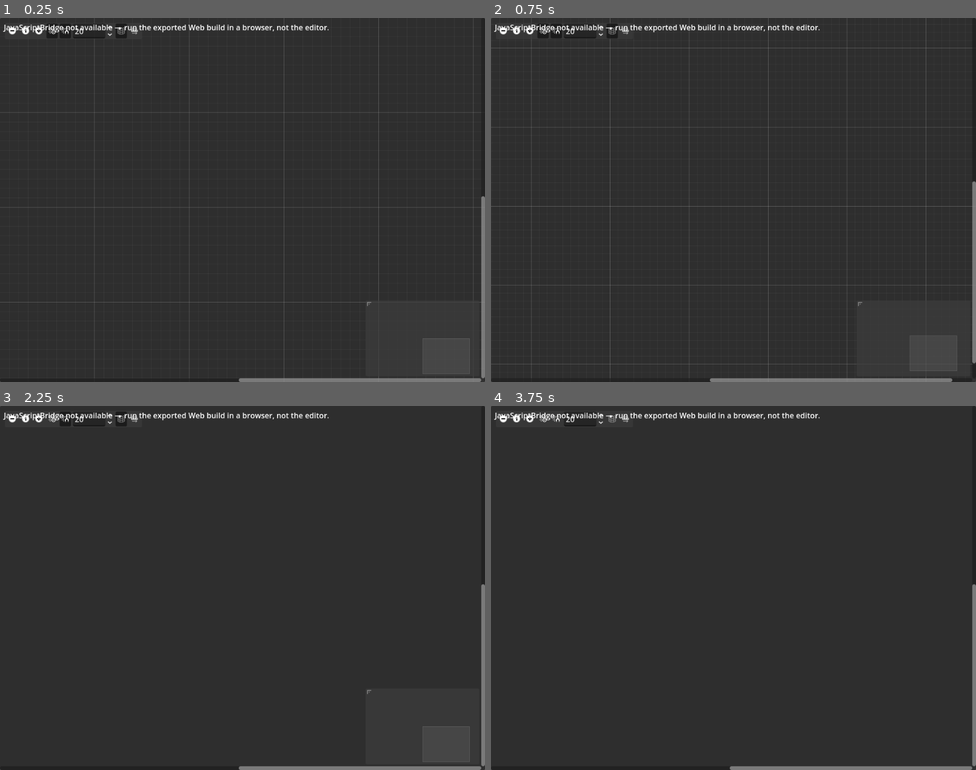
Above: before the commit, frames 1-4 (two rows, left to right).
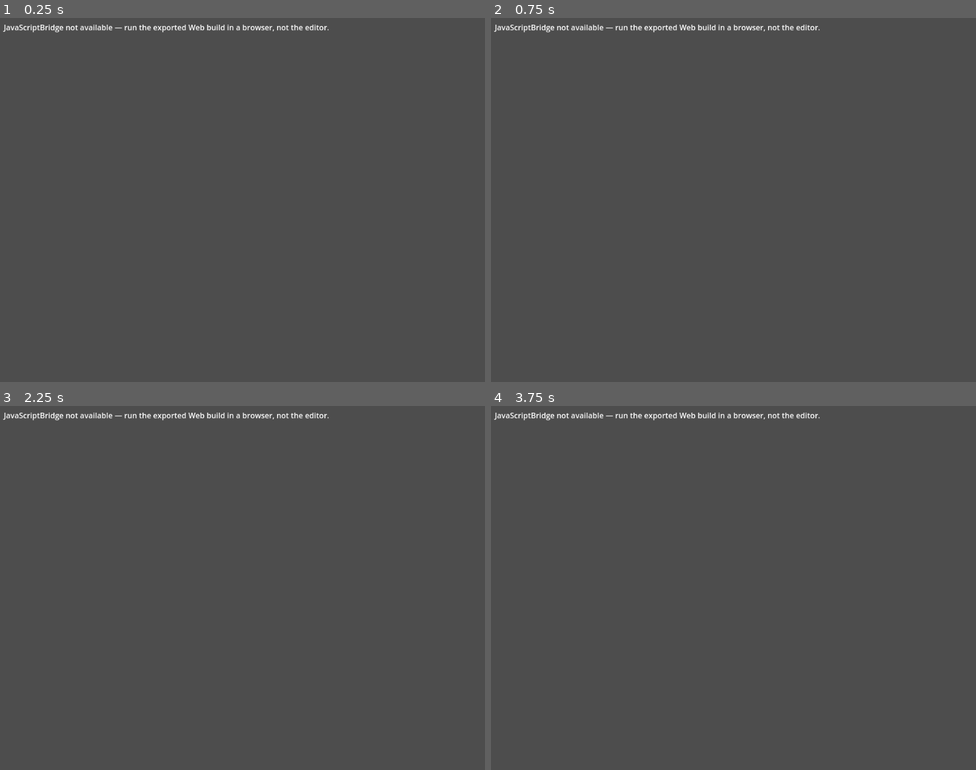
Above: after the commit, the same moments.

Repository: AQuantumArchitect/eukaryotic-eucharist-godot-spike
Game: Godot game, scene res://view/game_view.tscn
Two runs of this game, one before a commit and one after it. Both use one fixed random seed, a clock stepped at 60 frames per second and the inputs below. Before the commit the project starts from res://view/graph_view.tscn.
Inputs (mouse positions are in pixels of both pictures, inside the frame that each line leads up to):
- Up to frame 1 (0.25 s): no input
- Up to frame 2 (0.75 s): click (505, 32) at 0.52 s
- Up to frame 3 (2.25 s): click (38, 420) at 1.27 s; click (53, 420) at 2.02 s
- Up to frame 4 (3.75 s): click (554, 420) at 2.77 s; click (612, 420) at 3.52 s

The runs differ from the first frame. In frame 1, 88% of the frame differs, in the area x 0-100%, y 0-100%; in frame 2, 86%; in frame 3, 94%; in frame 4, 99%.

Commit message:
Phase 1: minimal playable loop — player moves and renders under a following camera
New view/game_view.tscn is now run/main_scene: GameInput reads WASD/arrows + action keys +
mouse and builds the same command shape index.html's command() does; game_view.gd drives
KernelBridge.step_game() every physics frame and renders the player as a circle under a
player-following Camera2D (vertical clamp via limit_top/limit_bottom, camera_y_bias tunable
added to SimParams). view/world_wrap.gd ports index.html's wrapX/dxWrap verbatim (the kernel
doesn't export this geometry). view/graph_view.tscn is untouched, kept as a secondary debug view.

Verified via a new verify_bridge.py check that dispatches a real keyboard hold at the Godot
canvas and confirms the player's vx ends up clearly positive — proving input genuinely reaches
GameInput -> step_game() -> K.step() through the running scene, not a JS side-channel.

Diff:
--- a/config/sim_params.gd
+++ b/config/sim_params.gd
@@ -13,3 +13,8 @@
 
 ## GraphNode grid layout width, purely cosmetic.
 @export var grid_columns: int = 8
+
+## Vertical camera-follow bias for the game view: 0.5 = perfectly centered on the player, 0.53
+## matches index.html's own `player.y - innerHeight*.53` framing (index.html:440) — a touch more
+## world visible below the player than above.
+@export var camera_y_bias: float = 0.53
--- a/config/sim_params.tres
+++ b/config/sim_params.tres
@@ -7,3 +7,4 @@
 seed_val = 1001
 poll_interval_s = 1.0
 grid_columns = 8
+camera_y_bias = 0.53
--- a/project.godot
+++ b/project.godot
@@ -7,7 +7,7 @@
 [application]
 
 config/name="Eukaryotic Eucharist — Godot Spike"
-run/main_scene="res://view/graph_view.tscn"
+run/main_scene="res://view/game_view.tscn"
 config/features=PackedStringArray("4.5")
 
 [autoload]
--- /dev/null
+++ b/view/game_input.gd
@@ -0,0 +1,51 @@
+class_name GameInput
+extends RefCounted
+## Produces the same command Dictionary shape index.html's command() builds every frame
+## (index.html:417-430), so KernelBridge.step_game() can hand it straight to K.step() unmodified.
+## Reads raw keycodes via Input.is_key_pressed() (one-to-one with index.html's keydown table,
+## index.html:383-395) plus the mouse for aim/fire — keyboard+mouse only, touch parity is a later
+## phase. Deliberately skips project.godot's InputMap/action system: a single-binding-per-action
+## custom action buys nothing over a direct keycode check here, and avoids hand-authoring Godot's
+## verbose InputEventKey resource syntax for ~15 one-off bindings.
+
+static func build(player_world_pos: Vector2, aim_world_pos: Vector2) -> Dictionary:
+	var mx := 0.0
+	var my := 0.0
+	if Input.is_key_pressed(KEY_A) or Input.is_key_pressed(KEY_LEFT):
+		mx -= 1.0
+	if Input.is_key_pressed(KEY_D) or Input.is_key_pressed(KEY_RIGHT):
+		mx += 1.0
+	if Input.is_key_pressed(KEY_W) or Input.is_key_pressed(KEY_UP):
+		my -= 1.0
+	if Input.is_key_pressed(KEY_S) or Input.is_key_pressed(KEY_DOWN):
+		my += 1.0
+
+	var aim := aim_world_pos - player_world_pos
+	if aim.length() > 0.001:
+		aim = aim.normalized()
+	else:
+		aim = Vector2.ZERO
+
+	# One click/hold fires every owned weapon organelle at once, matching index.html's single
+	# `fire` flag ORing into rasp/acid/sporeshot/harpoon/cloud/flame (index.html:428-429).
+	var fire := Input.is_mouse_button_pressed(MOUSE_BUTTON_LEFT)
+
+	return {
+		"moveX": mx, "moveY": my,
+		"feed": Input.is_key_pressed(KEY_F) or Input.is_mouse_button_pressed(MOUSE_BUTTON_RIGHT),
+		"repair": Input.is_key_pressed(KEY_Q),
+		"rasp": fire,
+		"dash": Input.is_key_pressed(KEY_SHIFT),
+		"acid": fire or Input.is_key_pressed(KEY_R) or Input.is_key_pressed(KEY_X),
+		"sporeshot": fire or Input.is_key_pressed(KEY_C),
+		"harpoon": fire or Input.is_key_pressed(KEY_Z),
+		"cloud": fire or Input.is_key_pressed(KEY_V),
+		"mark": Input.is_key_pressed(KEY_G),
+		"engulf": Input.is_key_pressed(KEY_B),
+		"ward": Input.is_key_pressed(KEY_H),
+		"jettison": Input.is_key_pressed(KEY_T),
+		"flame": fire or Input.is_key_pressed(KEY_J),
+		"divide": Input.is_key_pressed(KEY_M),
+		"compact": Input.is_key_pressed(KEY_U),
+		"aimX": aim.x, "aimY": aim.y,
+	}
--- /dev/null
+++ b/view/game_view.gd
@@ -0,0 +1,65 @@
+extends Node2D
+## Minimal playable loop (Phase 1 of the game-view port): boots the kernel via KernelBridge,
+## drives the REAL game step (KernelBridge.step_game, not stepEcology) every physics frame with
+## input from GameInput, and renders the player as a plain circle under a player-following
+## Camera2D. No body-plan dispatch or entity pooling yet — that's Phase 2. Every tunable is read
+## from config/sim_params.tres (a SimParams Resource) instead of a literal in this script.
+
+@onready var camera: Camera2D = $MainCamera
+@onready var status_label: Label = $HudLayer/StatusLabel
+@onready var player_dot: Node2D = $PlayerDot
+
+var params: SimParams = load("res://config/sim_params.tres")
+var world_w := 2240.0
+var world_h := 7840.0
+var booted := false
+
+func _ready() -> void:
+	if not KernelBridge.is_bridge_available():
+		status_label.text = "JavaScriptBridge not available — run the exported Web build in a browser, not the editor."
+		return
+	if not KernelBridge.boot(params.seed_val):
+		status_label.text = "Kernel boot failed — check the browser console."
+		return
+	camera.limit_top = 0
+	camera.limit_left = -2000000000
+	camera.limit_right = 2000000000
+	booted = true
+	status_label.text = "Live."
+
+func _physics_process(delta: float) -> void:
+	if not booted:
+		return
+	var mouse_world := camera.get_global_mouse_position()
+	var command := GameInput.build(player_dot.position, mouse_world)
+	var snap := KernelBridge.step_game(command, delta, false)
+	if snap.is_empty():
+		return
+	_apply_snapshot(snap)
+
+func _apply_snapshot(snap: Dictionary) -> void:
+	var render: Dictionary = snap.get("render", {})
+	if render.is_empty():
+		return
+	var w: Dictionary = render.get("world", {})
+	if w.has("w"):
+		world_w = float(w["w"])
+	if w.has("h"):
+		world_h = float(w["h"])
+	camera.limit_bottom = int(world_h)
+
+	var player_entity: Dictionary = {}
+	for e in render.get("entities", []):
+		if e.get("kind") == "player":
+			player_entity = e
+			break
+	if player_entity.is_empty():
+		status_label.text = "Player not found — dead or not yet spawned."
+		return
+
+	player_dot.position = Vector2(float(player_entity.get("x", 0.0)), float(player_entity.get("y", 0.0)))
+	player_dot.queue_redraw()
+	camera.position = player_dot.position
+	camera.position.y += get_viewport_rect().size.y * (params.camera_y_bias - 0.5)
+
+	status_label.text = "t = %.1fs  entities = %d" % [float(snap.get("t", 0.0)), render.get("entities", []).size()]
--- /dev/null
+++ b/view/game_view.tscn
@@ -0,0 +1,22 @@
+[gd_scene load_steps=3 format=3]
+
+[ext_resource type="Script" path="res://view/game_view.gd" id="1"]
+[ext_resource type="Script" path="res://view/player_dot.gd" id="2"]
+
+[node name="GameView" type="Node2D"]
+script = ExtResource("1")
+
+[node name="MainCamera" type="Camera2D" parent="."]
+position = Vector2(1120, 3920)
+
+[node name="PlayerDot" type="Node2D" parent="."]
+script = ExtResource("2")
+
+[node name="HudLayer" type="CanvasLayer" parent="."]
+
+[node name="StatusLabel" type="Label" parent="HudLayer"]
+offset_left = 8.0
+offset_top = 8.0
+offset_right = 700.0
+offset_bottom = 32.0
+text = "booting..."
--- /dev/null
+++ b/view/player_dot.gd
@@ -0,0 +1,9 @@
+extends Node2D
+## Phase 1 placeholder for the player body — a single flat circle. Replaced by the full
+## body-plan-dispatched entity pool in Phase 2; deliberately not built out further here.
+
+var radius := 22.0
+var body_color := Color("#86d2ff")
+
+func _draw() -> void:
+	draw_circle(Vector2.ZERO, radius, body_color)
--- /dev/null
+++ b/view/world_wrap.gd
@@ -0,0 +1,20 @@
+class_name WorldWrap
+extends RefCounted
+## Ports index.html's wrapX()/dxWrap() (index.html:186-187) verbatim. The kernel's world is
+## horizontally toroidal but does NOT export this geometry — it's stateless coordinate math, not
+## simulation, so this is the one accepted exception to "the kernel is the only source of truth."
+
+static func wrap_x(x: float, world_w: float) -> float:
+	var wrapped := fmod(x, world_w)
+	if wrapped < 0.0:
+		wrapped += world_w
+	return wrapped
+
+## Shortest signed horizontal distance from ax to bx around the wrap seam.
+static func dx_wrap(ax: float, bx: float, world_w: float) -> float:
+	var dx := bx - ax
+	if dx > world_w / 2.0:
+		dx -= world_w
+	if dx < -world_w / 2.0:
+		dx += world_w
+	return dx
Not shown, added: view/game_input.gd.uid
Not shown, added: view/game_view.gd.uid
Not shown, added: view/player_dot.gd.uid
Not shown, added: view/world_wrap.gd.uid
Not shown, changed: README.md
Not shown, changed: tools/verify_bridge.py
